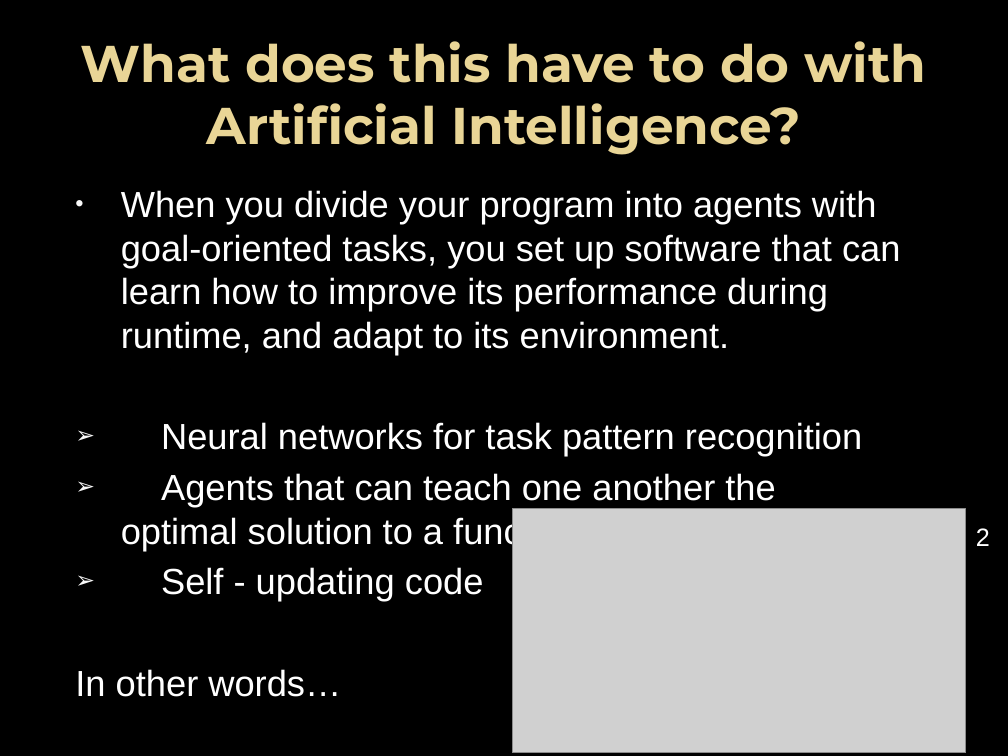
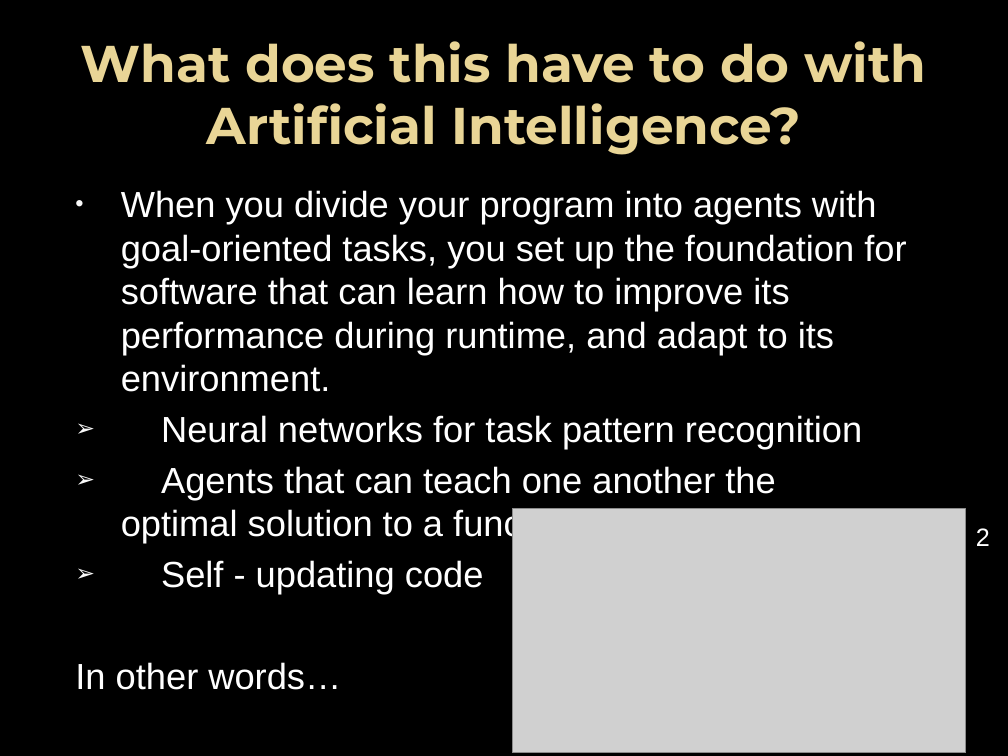
Before and after one commit to sai-byui/sessions, a slide deck: slide 12 of Fall 17/Agent Oriented Programming.pptx (slide 11 before the commit). Drawn at 1008x756 pixels with LibreOffice and Linux fonts; fonts in the diff are those of the drawing; grey boxes stand for pictures; background and template pictures are left out. Boxes give left, top, right and bottom in pixels: in the first picture for what was removed or moved away, otherwise in the second. Text is boxed around its words. In the diff, an @@ line names an element or a change of style, - is before the commit and + after.

```diff
--- a/Fall 17/Agent Oriented Programming.pptx
+++ b/Fall 17/Agent Oriented Programming.pptx
@@ text at box(121, 190, 906, 392): text changed @@
-• When you divide your program into agents with goal-oriented tasks, you set up software that can learn how to improve its performance during runtime, and adapt to its environment.
+• When you divide your program into agents with goal-oriented tasks, you set up the foundation for software that can learn how to improve its performance during runtime, and adapt to its environment.
```
Also in this commit, not shown: 4 other slides changed, 1 slide added.
